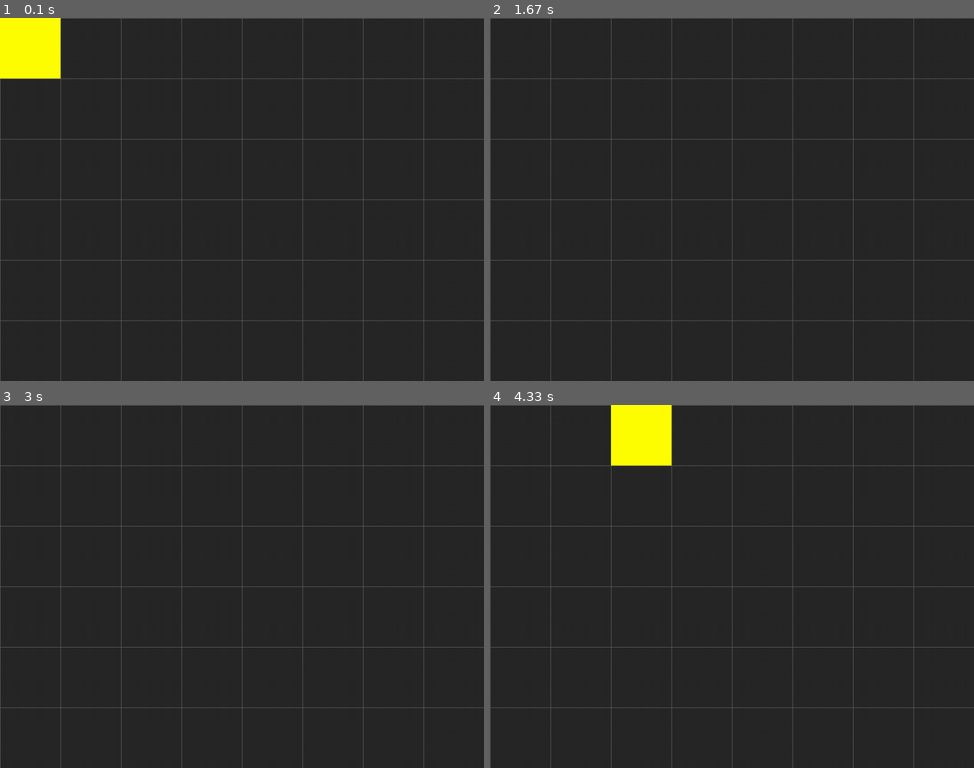
Above: before the commit, frames 1-4 (two rows, left to right).
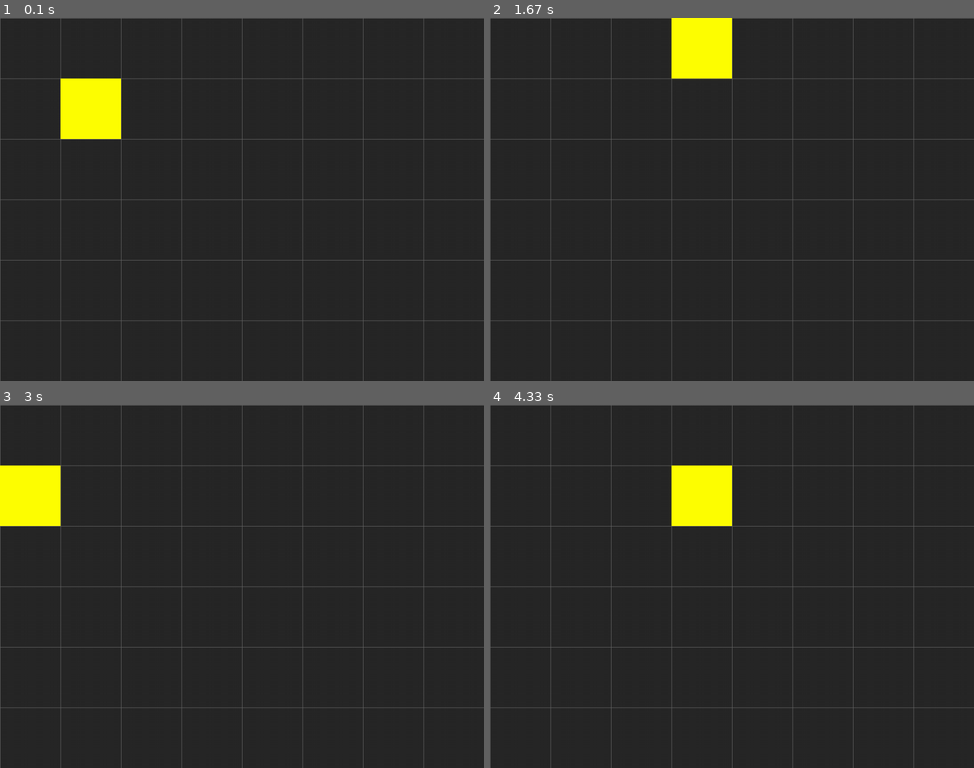
Above: after the commit, the same moments.

Repository: WyattSt/group-2
Game: pygame game, started from Invisible Stalker Improved/main.py
Same seed, same stepped clock (60 frames per second), same inputs: the game is played once before the commit and once after it.
Inputs:
- Up to frame 1 (0.1 s): no input
- Up to frame 2 (1.67 s): hold D 0.33-0.8 s; hold W 0.83-1.13 s; hold D 1.17-1.63 s
- Up to frame 3 (3 s): hold A 1.67-2.2 s; hold S 2.23-2.53 s; hold A 2.57-2.97 s
- Up to frame 4 (4.33 s): hold W 3-3.37 s; hold D 3.4-4.03 s; hold S from 4.07 s (still down)

The runs differ from the first frame. In frame 1, 4.2% of the frame differs, in the area x 0-25%, y 0-34%; in frame 2, 2.1%; in frame 3, 2.1%; in frame 4, 4.2%.

Commit message:
Created boundaries

Diff:
--- a/Invisible Stalker Improved/main.py
+++ b/Invisible Stalker Improved/main.py
@@ -19,9 +19,22 @@
     def new(self):
         self.all_sprites = pg.sprite.Group()
         self.walls = pg.sprite.Group()
-        self.player = Player(self, 0, 0)
-        for x in range(10, 20):
-            Wall(self, x, 5)
+        self.player = Player(self, 1, 1)
+
+        # BOUNDARIES
+        for x in range(0, 8):
+            Wall(self, x, -1)       #top boundary
+
+        for x in range(0, 8):
+            Wall(self, x, 6)        #bottom boundary
+
+        for x in range(-1, 0):
+            for y in range(0,6):
+                Wall(self, x, y)    #left boundary
+
+        for x in range(8, 9):
+            for y in range(0, 6):
+                Wall(self, x, y)
 
     # Continually update whats on screen
     def run(self):
